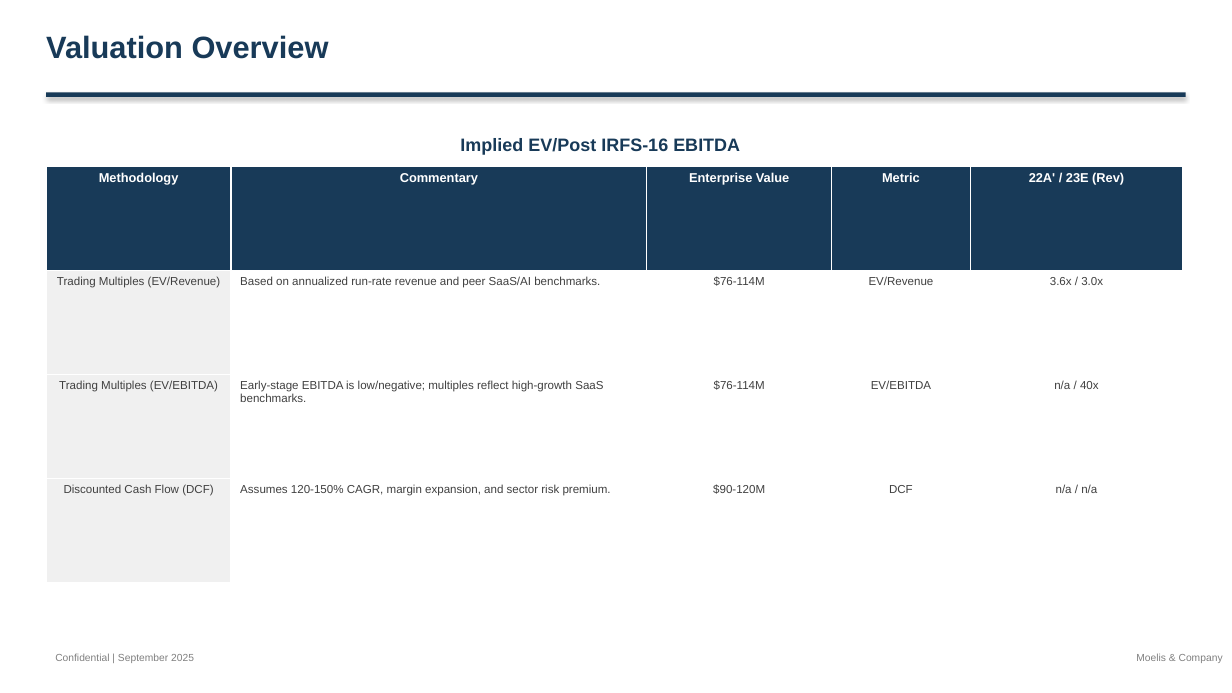
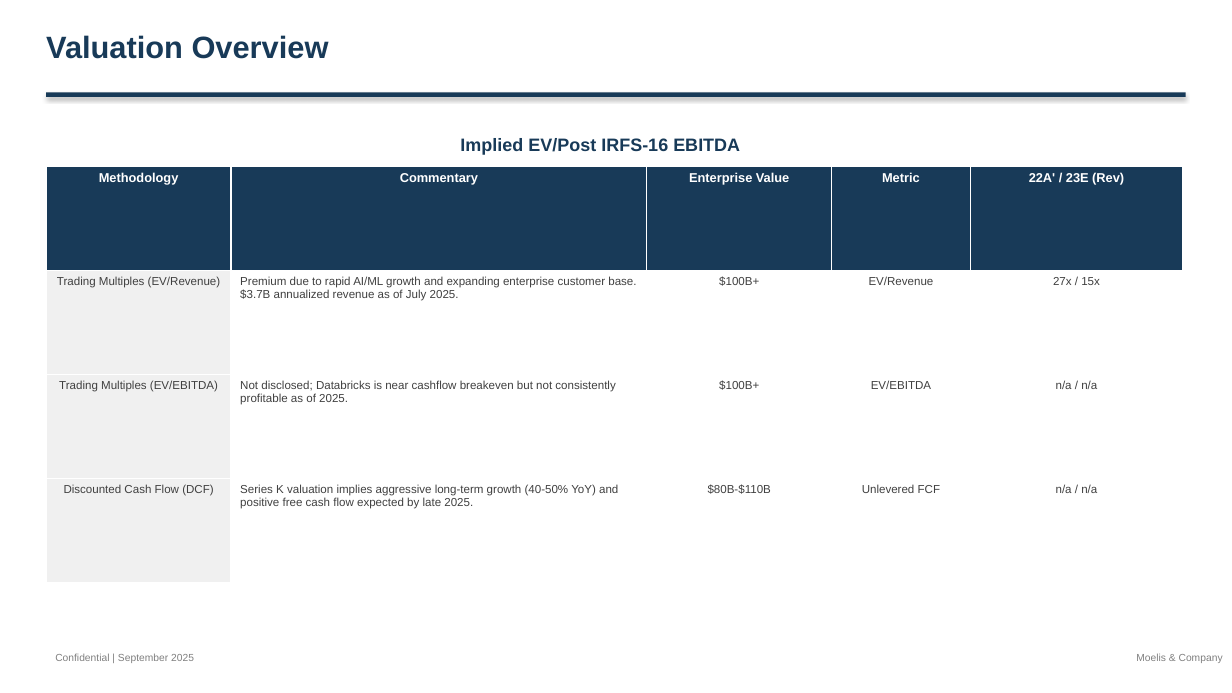
Before and after one commit to alinvb/slide_generator, a slide deck: slide 11 of ai_generated_deck.pptx (slide 8 before the commit). Drawn at 1232x693 pixels with LibreOffice and Linux fonts; fonts in the diff are those of the drawing. Boxes give left, top, right and bottom in pixels: in the first picture for what was removed or moved away, otherwise in the second. Text is boxed around its words. In the diff, an @@ line names an element or a change of style, - is before the commit and + after.

```diff
--- a/ai_generated_deck.pptx
+++ b/ai_generated_deck.pptx
@@ table at (x1=46, y1=166, x2=1183, y2=582) @@
-row 2: Trading Multiples (EV/Revenue) | Based on annualized run-rate revenue and peer SaaS/AI benchmarks. | $76-114M | EV/Revenue | 3.6x / 3.0x
+row 2: Trading Multiples (EV/Revenue) | Premium due to rapid AI/ML growth and expanding enterprise customer base. $3.7B annualized revenue as of July 2025. | $100B+ | EV/Revenue | 27x / 15x
-row 3: Trading Multiples (EV/EBITDA) | Early-stage EBITDA is low/negative; multiples reflect high-growth SaaS benchmarks. | $76-114M | EV/EBITDA | n/a / 40x
+row 3: Trading Multiples (EV/EBITDA) | Not disclosed; Databricks is near cashflow breakeven but not consistently profitable as of 2025. | $100B+ | EV/EBITDA | n/a / n/a
-row 4: Discounted Cash Flow (DCF) | Assumes 120-150% CAGR, margin expansion, and sector risk premium. | $90-120M | DCF | n/a / n/a
+row 4: Discounted Cash Flow (DCF) | Series K valuation implies aggressive long-term growth (40-50% YoY) and positive free cash flow expected by late 2025. | $80B-$110B | Unlevered FCF | n/a / n/a
```
Also in this commit, not shown: 9 other slides changed, 6 slides added, 5 slides removed, 2 other files.
